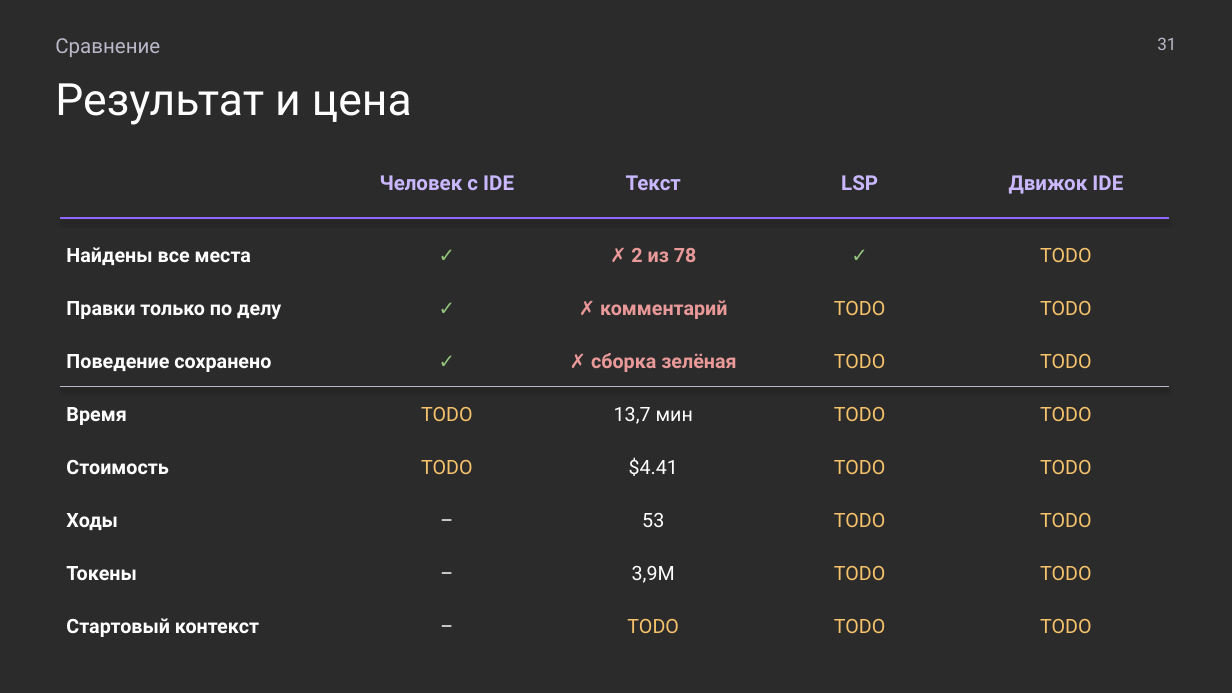
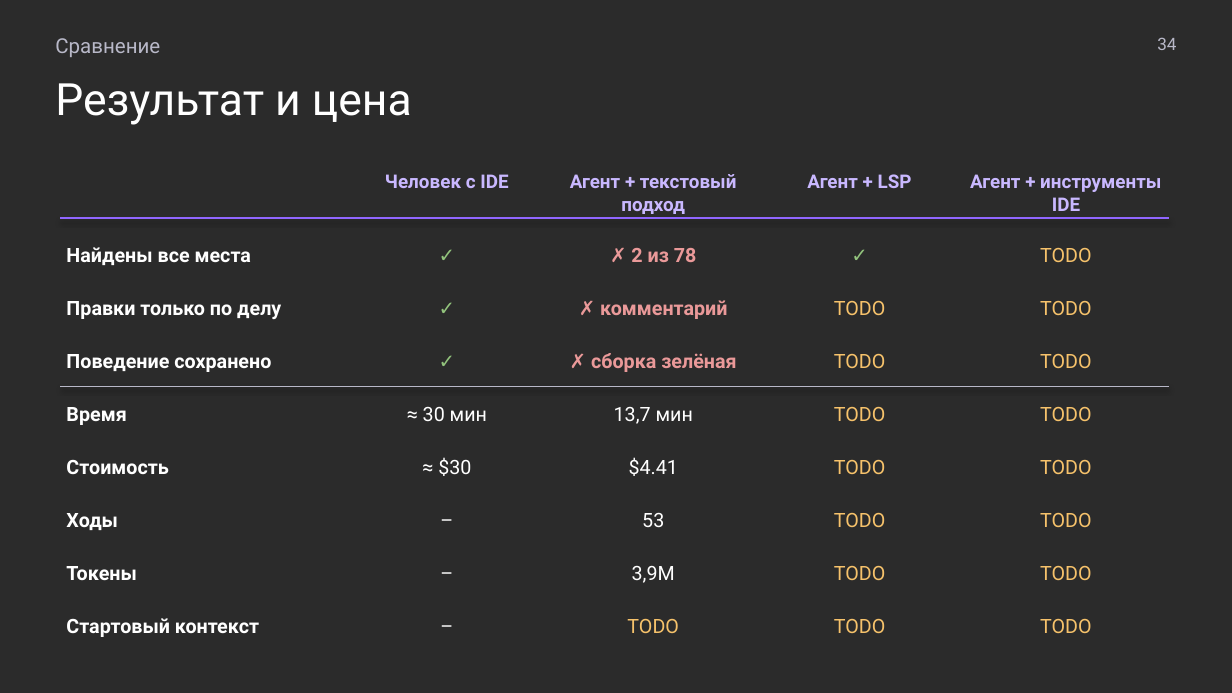
Before and after one commit to MchKosticyn/ide-refactoring-in-ai-agents, a slide deck: slide 34 of Доклад_ Рефакторинг в ИИ-агентах.pptx (slide 31 before the commit). Drawn at 1232x693 pixels with LibreOffice and Linux fonts; fonts in the diff are those of the drawing; background and template pictures are left out; a plain dark background stands for a picture behind light text. Boxes give left, top, right and bottom in pixels: in the first picture for what was removed or moved away, otherwise in the second. Text is boxed around its words. In the diff, an @@ line names an element or a change of style, - is before the commit and + after.

```diff
--- a/Доклад_ Рефакторинг в ИИ-агентах.pptx
+++ b/Доклад_ Рефакторинг в ИИ-агентах.pptx
@@ text at box(1157, 37, 1176, 50): text changed @@
-31
+34
@@ text "Человек с IDE" at box(385, 174, 508, 188): size 12 to 11 pt @@
@@ text at box(570, 174, 737, 214): text changed; size 12 to 11 pt @@
-Текст
+Агент + текстовый подход
@@ text at box(807, 174, 912, 188): text changed; size 12 to 11 pt @@
-LSP
+Агент + LSP
@@ text at box(970, 174, 1161, 211): text changed; size 12 to 11 pt @@
-Движок IDE
+Агент + инструменты IDE
@@ text at box(423, 407, 487, 421): text changed; text colour #F6C26B to #FFFFFF @@
-TODO
+≈ 30 мин
@@ text at box(438, 457, 471, 476): text changed; text colour #F6C26B to #FFFFFF @@
-TODO
+≈ $30
```
Also in this commit, not shown: 40 other slides changed, 4 slides added, 2 slides removed, 4 other files.
